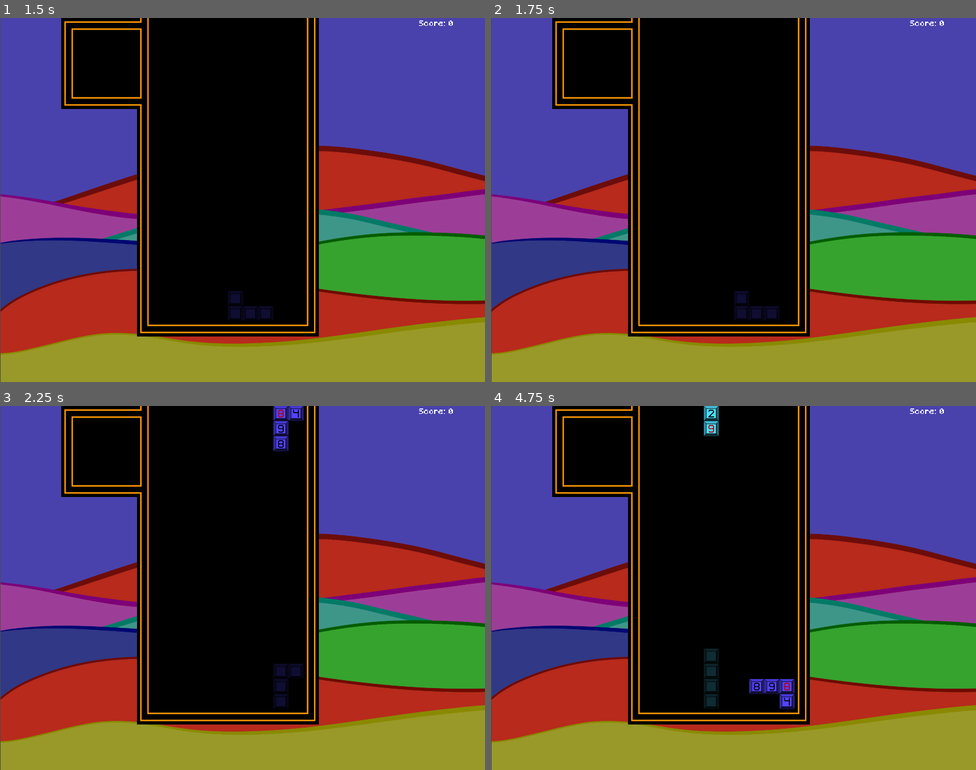
Above: before the commit, frames 1-4 (two rows, left to right).
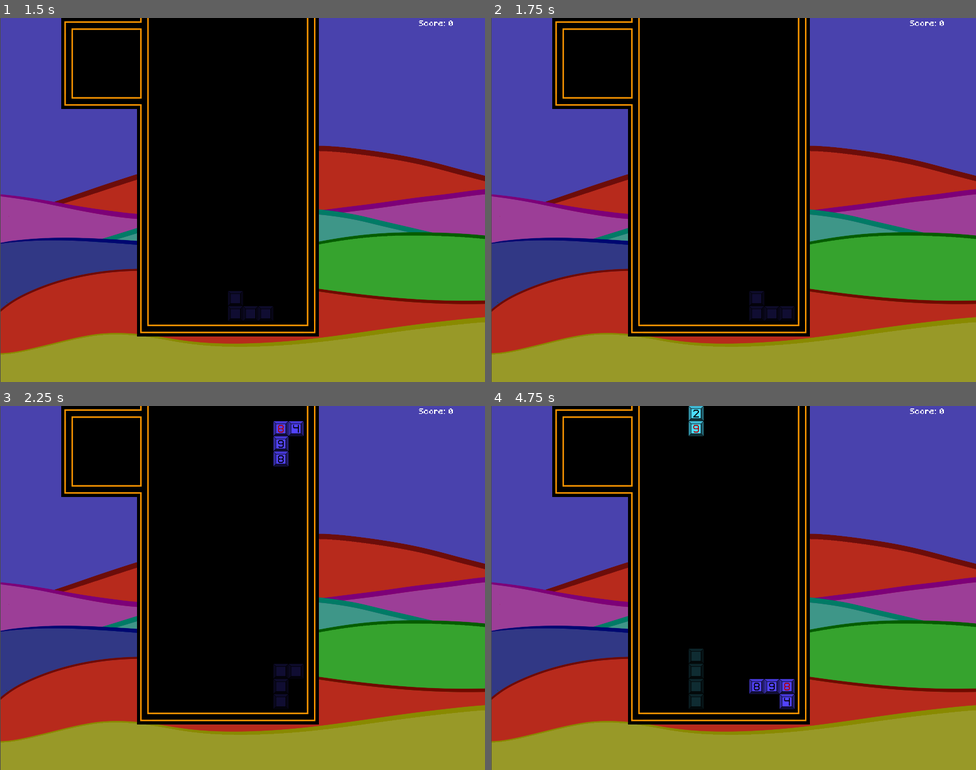
Above: after the commit, the same moments.

Repository: ImUrX/methris
Game: Godot game, scene res://Control.tscn
The game is run twice, just before and just after one commit, with the same random seed, the same clock (stepped at 60 frames per second) and the same inputs.
Inputs (mouse positions are in pixels of both pictures, inside the frame that each line leads up to):
- Up to frame 1 (1.5 s): click (242, 192) at 0.5 s; tap Enter at 1.25 s; hold Right (right) from 1.28 s (still down); tap Up (flip) at 1.35 s
- Up to frame 2 (1.75 s): keep holding Right (right)
- Up to frame 3 (2.25 s): release Right (right) at 2.03 s; hold Down (down) from 2.03 s (still down); tap Up (flip) at 2.1 s
- Up to frame 4 (4.75 s): release Down (down) at 2.78 s; hold Right (right) 2.78-4.28 s; tap Up (flip) at 2.85, 3.6, 4.35 s; tap Space (instadown) at 3.5 s; hold A (left) from 4.28 s (still down)

Frame 1 is identical in both runs. In frame 2, 0.3% of the frame differs, in the area x 50-63%, y 75-83%; in frame 3, 0.5%; in frame 4, 1.1%, in the area x 40-47%, y 0-83%.

Commit message:
better control detection

Diff:
--- a/scripts/Controls.gd
+++ b/scripts/Controls.gd
@@ -1,9 +1,25 @@
 extends Node
 var controls = {
-	"flip": 0,
-	"left": 0,
-	"right": 0,
-	"down": 0
+	"flip": {
+		"time": 0,
+		"req": 0.25,
+		"slowStart": null
+	},
+	"left": {
+		"time": 0,
+		"req": 0.15,
+		"slowStart": false
+	},
+	"right": {
+		"time": 0,
+		"req": 0.15,
+		"slowStart": false
+	},
+	"down": {
+		"time": 0,
+		"req": 0.1,
+		"slowStart": null
+	}
 }
 # Called when the node enters the scene tree for the first time.
 func _ready():
@@ -12,14 +28,20 @@
 func _process(delta):
 	for control in controls.keys():
 		if Input.is_action_just_pressed(control):
-			controls[control] += 0.2 + delta
+			controls[control]["time"] += controls[control]["req"] + delta
+			if controls[control]["slowStart"] == false:
+				controls[control]["slowStart"] = true
 		elif Input.is_action_pressed(control):
-			controls[control] += delta
-		elif controls[control] >= 0:
-			controls[control] = 0
+			controls[control]["time"] += delta
+		elif controls[control]["req"] >= 0:
+			controls[control]["time"] = 0
 
 func getAction(action):
-	if controls[action] >= 0.2:
-		controls[action] -= 0.2
+	var mult = 1
+	if controls[action]["slowStart"]:
+		mult = 3
+		controls[action]["slowStart"] = false
+	if controls[action]["time"] >= controls[action]["req"] * mult:
+		controls[action]["time"] -= controls[action]["req"] * mult
 		return true
 	return false
--- a/scripts/NumberMap.gd
+++ b/scripts/NumberMap.gd
@@ -59,7 +59,6 @@
 	graph()
 
 func _on_TileMap_fullLineDone(fakeY: int, _y: int):
-	print(_y)
 	var ran = range(get_parent().yMax[0], _y)
 	ran.invert()
 	var sum = 0
